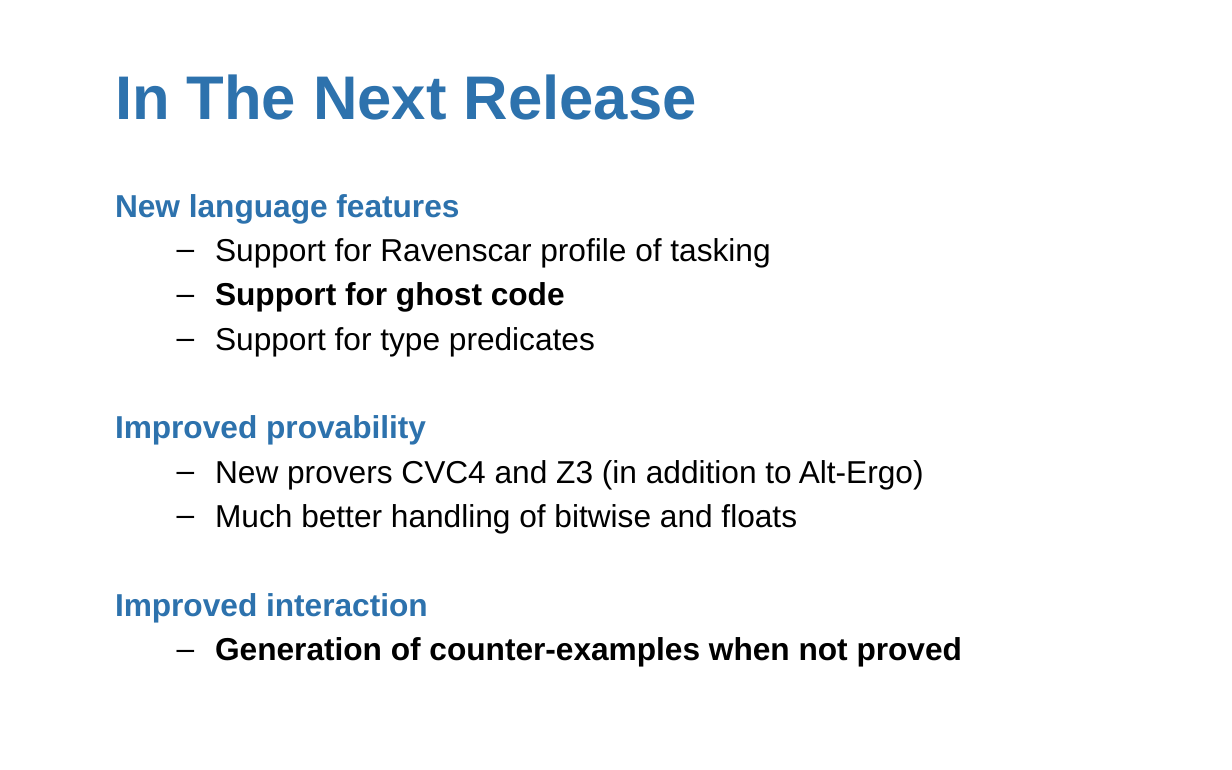
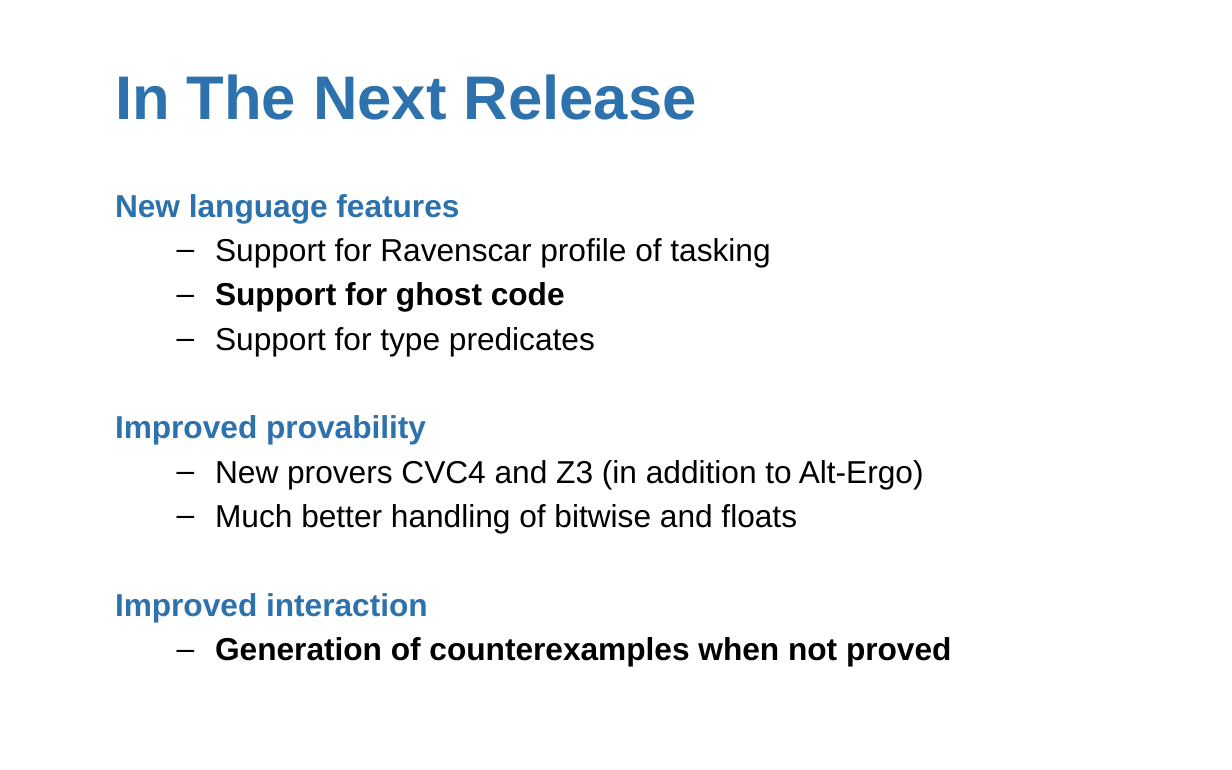
Before and after one commit to AdaCore/spark2014, a slide deck: slide 14 of slides/AdaCore_Tech_Days_2015/AdaCore Tech Days SPARK 2014.pptx. Drawn at 1232x770 pixels with LibreOffice and Linux fonts; fonts in the diff are those of the drawing; background and template pictures are left out. Boxes give left, top, right and bottom in pixels: in the first picture for what was removed or moved away, otherwise in the second. Text is boxed around its words. In the diff, an @@ line names an element or a change of style, - is before the commit and + after.

```diff
--- a/slides/AdaCore_Tech_Days_2015/AdaCore Tech Days SPARK 2014.pptx
+++ b/slides/AdaCore_Tech_Days_2015/AdaCore Tech Days SPARK 2014.pptx
@@ text at [215,637,951,666]: text changed @@
-  – Generation of counter-examples when not proved
+  – Generation of counterexamples when not proved
```
Also in this commit, not shown: 6 other slides changed.
